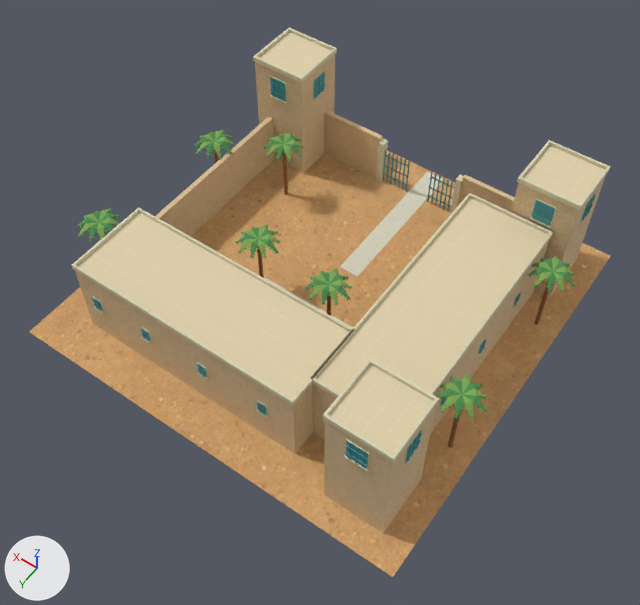
The glTF model game/assets/desert-dreams-3d/216-blender.glb: old version first, new version second.
Both versions are drawn from a 50 mm lens placed at (-47.6, 69.1, 105.0), pointed at (-2.3, 5.7, 5.4). Arrows for +X, +Y and +Z are at lower left; the lights stay in place. The picture after the commit comes second. Objects named as collision shapes, trigger or cutter boxes, shadow casters or lower levels of detail are left out.

Before the edit, the objects in view are built like this:
```python
ob_three_tower_sandstone_prison_court_foliage_002 = bpy.data.objects.new('three-tower-sandstone-prison-court foliage.002', me_palm_leaflets_002)
ob_three_tower_sandstone_prison_court_foliage_002.location = (0.0, 0.0, 0.0)
ob_three_tower_sandstone_prison_court_leaflight_002 = bpy.data.objects.new('three-tower-sandstone-prison-court leaflight.002', me_broad_faceted_palm_frond)
ob_three_tower_sandstone_prison_court_leaflight_002.location = (0.0, 0.0, 0.0)
ob_three_tower_sandstone_prison_court_stone___limestone = bpy.data.objects.new('three-tower-sandstone-prison-court stone • limestone', me_masonry_building_volume)
ob_three_tower_sandstone_prison_court_stone___limestone.location = (0.0, 0.0, 0.0)
ob_three_tower_sandstone_prison_court_wood_001 = bpy.data.objects.new('three-tower-sandstone-prison-court wood.001', me_cylinder)
ob_three_tower_sandstone_prison_court_wood_001.location = (0.0, 0.0, 0.0)
ob_three_tower_sandstone_prison_court_wood_light_001 = bpy.data.objects.new('three-tower-sandstone-prison-court wood_light.001', me_cylinder_001)
ob_three_tower_sandstone_prison_court_wood_light_001.location = (0.0, 0.0, 0.0)
# also in view: 'three-tower-sandstone-prison-court sand.001 • desert-sand' at (0.0, 0.0, 0.1); 'three-tower-sandstone-prison-court steel' at (0.0, 0.0, 8.9); 'three-tower-sandstone-prison-court paving • concrete' at (0.0, -12.2, 0.2); 'three-tower-sandstone-prison-court roof.001 • stucco' at (0.0, 0.5, 9.7); 'three-tower-sandstone-prison-court glass.001' at (0.0, 0.0, 8.9)
```
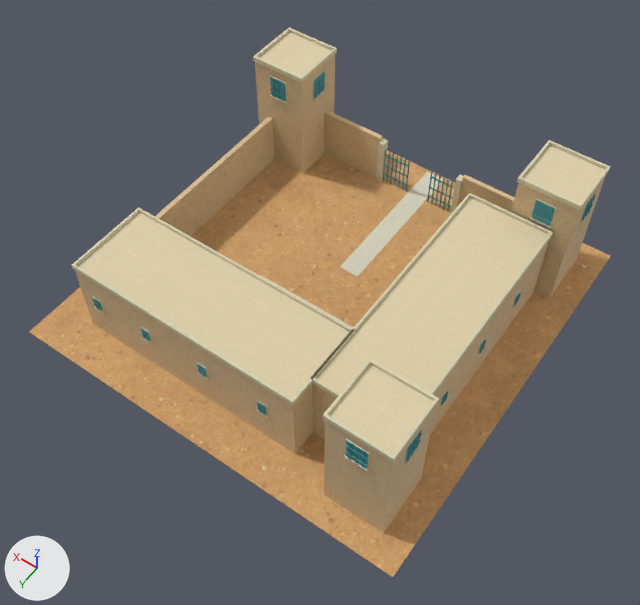
Boxes (x1, y1, x2, y2) around the edits, measured in the pictures (640 x 605 px):
```json
{"object": "three-tower-sandstone-prison-court leaflight.002", "change": "deleted", "before": [76, 130, 576, 421]}
{"object": "three-tower-sandstone-prison-court foliage.002", "change": "deleted", "before": [76, 130, 577, 419]}
{"object": "three-tower-sandstone-prison-court wood.001", "change": "deleted", "before": [104, 150, 548, 447]}
{"object": "three-tower-sandstone-prison-court wood_light.001", "change": "deleted", "before": [104, 147, 548, 448]}
```

The change, as JSON lines over the scene's bpy script:
```json
{"op": "remove", "block": "ob_three_tower_sandstone_prison_court_foliage_002", "code": ["ob_three_tower_sandstone_prison_court_foliage_002 = bpy.data.objects.new('three-tower-sandstone-prison-court foliage.002', me_palm_leaflets_002)", "ob_three_tower_sandstone_prison_court_foliage_002.location = (0.0, 0.0, 0.0)"]}
{"op": "remove", "block": "ob_three_tower_sandstone_prison_court_leaflight_002", "code": ["ob_three_tower_sandstone_prison_court_leaflight_002 = bpy.data.objects.new('three-tower-sandstone-prison-court leaflight.002', me_broad_faceted_palm_frond)", "ob_three_tower_sandstone_prison_court_leaflight_002.location = (0.0, 0.0, 0.0)"]}
{"op": "remove", "block": "ob_three_tower_sandstone_prison_court_wood_001", "code": ["ob_three_tower_sandstone_prison_court_wood_001 = bpy.data.objects.new('three-tower-sandstone-prison-court wood.001', me_cylinder)", "ob_three_tower_sandstone_prison_court_wood_001.location = (0.0, 0.0, 0.0)"]}
{"op": "remove", "block": "ob_three_tower_sandstone_prison_court_wood_light_001", "code": ["ob_three_tower_sandstone_prison_court_wood_light_001 = bpy.data.objects.new('three-tower-sandstone-prison-court wood_light.001', me_cylinder_001)", "ob_three_tower_sandstone_prison_court_wood_light_001.location = (0.0, 0.0, 0.0)"]}
```
